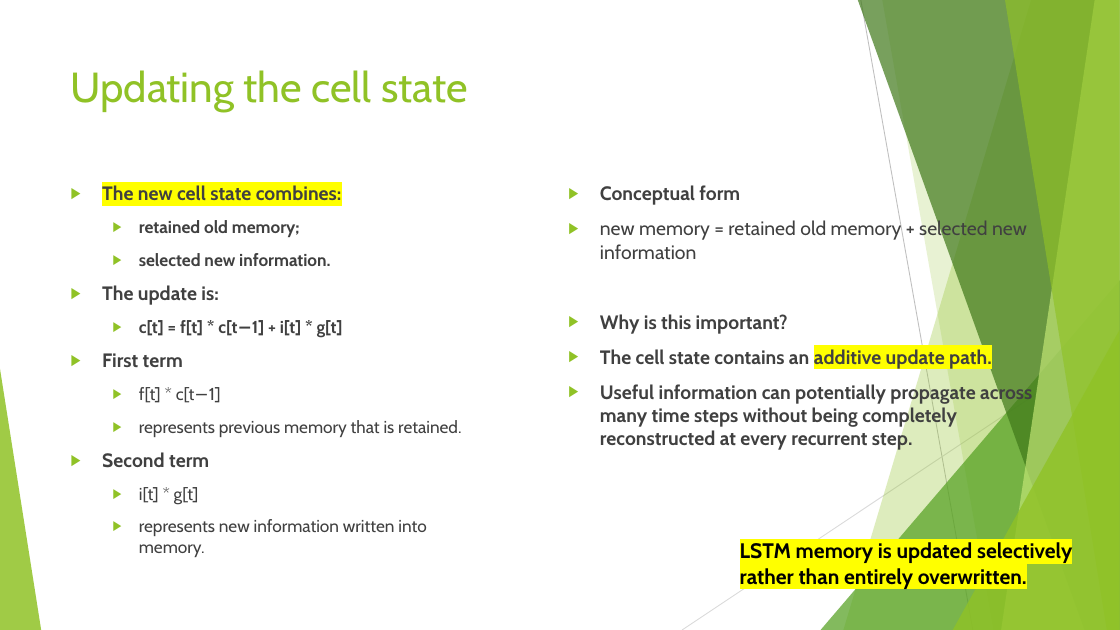
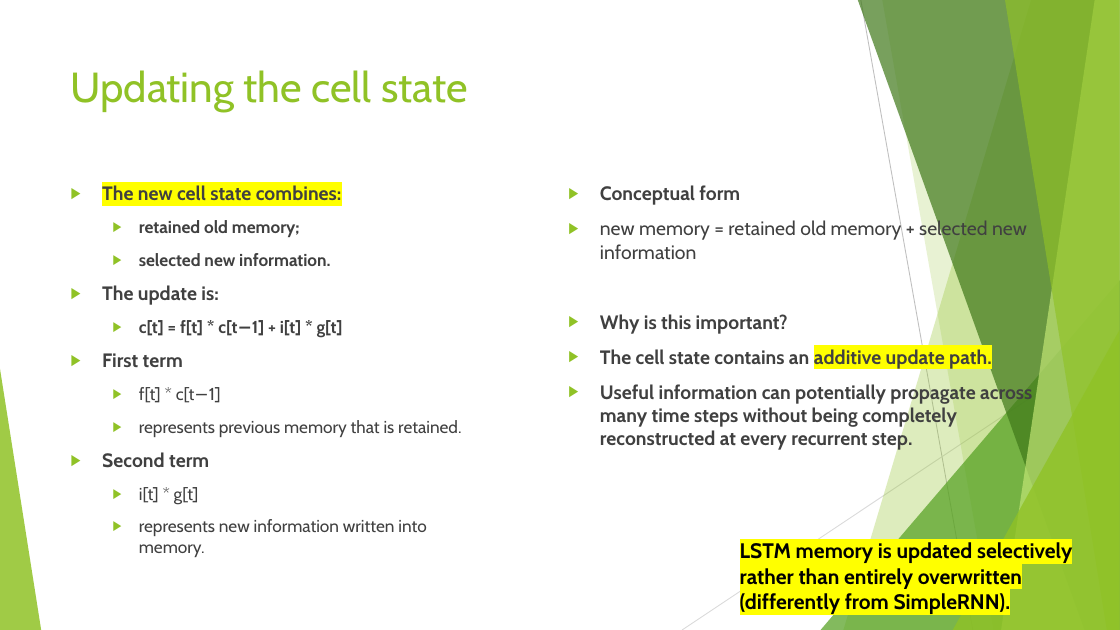
Before and after one commit to FranzGH/timeseries, a slide deck: slide 112 of Slides/04 Recurrent NNs.pptx (slide 114 before the commit). Drawn at 1120x630 pixels with LibreOffice and Linux fonts; fonts in the diff are those of the drawing. Boxes give left, top, right and bottom in pixels: in the first picture for what was removed or moved away, otherwise in the second. Text is boxed around its words. In the diff, an @@ line names an element or a change of style, - is before the commit and + after.

```diff
--- a/Slides/04 Recurrent NNs.pptx
+++ b/Slides/04 Recurrent NNs.pptx
@@ text at (x1=740, y1=542, x2=1072, y2=615): text changed @@
-LSTM memory is updated selectively rather than entirely overwritten.
+LSTM memory is updated selectively rather than entirely overwritten (differently from SimpleRNN).
```
Also in this commit, not shown: 20 other slides changed, 4 slides removed, 4 other files.
